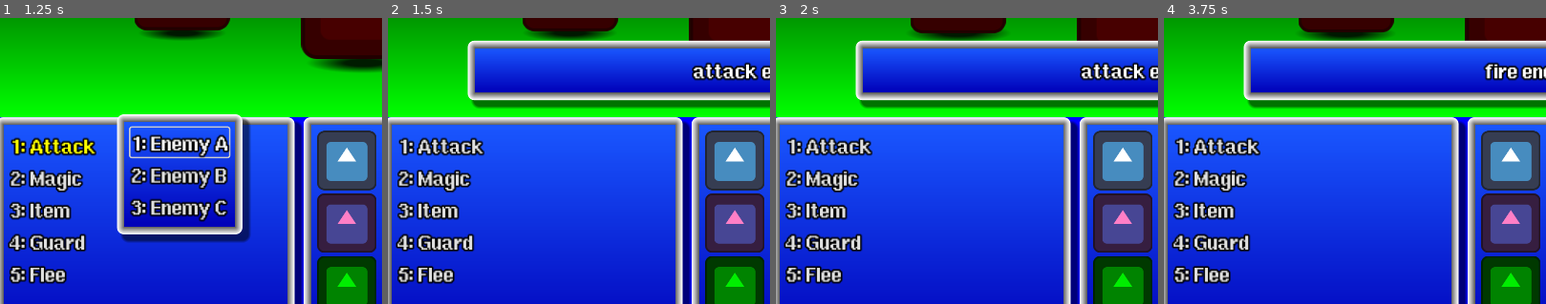
Above: before the commit, frames 1-4 (left to right).
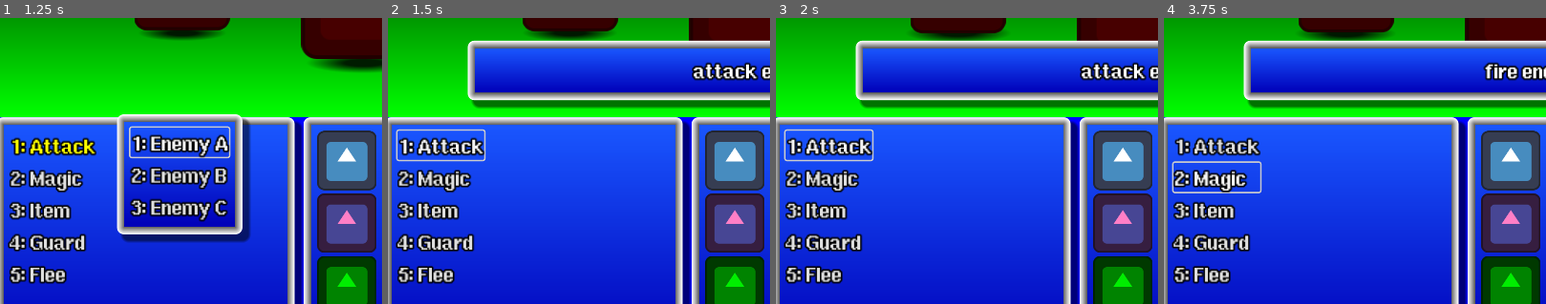
Above: after the commit, the same moments.

Repository: Toxe/godot-modal-dialogs
Game: Godot game, scene res://main.tscn
Same seed, same stepped clock (60 frames per second), same inputs: the game is played once before the commit and once after it. The engine's default icon, where the game draws it, is replaced by a stand-in: a white triangle on a blue panel in a dark square.
Inputs:
- Up to frame 1 (1.25 s): click "1: Attack" at 0.5 s
- Up to frame 2 (1.5 s): click "1: Enemy A" at 1.25 s
- Up to frame 3 (2 s): no input
- Up to frame 4 (3.75 s): click "2: Magic" at 2 s; click "1: Fire" at 2.75 s; click "1: Enemy A" at 3.5 s
The pictures show only the part of the screen within x 0-50%, y 41-91%; the shares and areas given below are measured in that part.

Frame 1 is identical in both runs. In frame 2, 0.6% of the frame differs, in the area x 2-26%, y 38-51%; in frame 3, 0.6%; in frame 4, 0.4%.

Commit message:
Refector menu and dialog; rename MenuDialog

Diff:
--- a/T05_ModalDialogs/dialog/dialog.gd
+++ /dev/null
@@ -1,9 +0,0 @@
-class_name Dialog extends MarginContainer
-
-
-func add_content(control: Control) -> void:
-    add_child(control)
-
-
-func close() -> void:
-    queue_free()
--- a/T05_ModalDialogs/dialog/dialog.tscn
+++ /dev/null
@@ -1,10 +0,0 @@
-[gd_scene load_steps=3 format=3 uid="uid://b2hc50ovt2mbu"]
-
-[ext_resource type="Theme" uid="uid://biy1jtch5ko3f" path="res://theme.tres" id="1_u8b5c"]
-[ext_resource type="Script" path="res://dialog/dialog.gd" id="2_gn2io"]
-
-[node name="Dialog" type="MarginContainer"]
-offset_right = 40.0
-offset_bottom = 40.0
-theme = ExtResource("1_u8b5c")
-script = ExtResource("2_gn2io")
--- a/T05_ModalDialogs/menu/buttons/action_button.gd
+++ b/T05_ModalDialogs/menu/buttons/action_button.gd
@@ -1,5 +1,10 @@
 class_name ActionButton extends Button
 
 
-func setup(action: Callable) -> void:
-    pressed.connect(action)
+func setup(menu: Menu, action: Callable) -> void:
+    pressed.connect(func() -> void: _on_pressed(menu, action))
+
+
+func _on_pressed(menu: Menu, action: Callable) -> void:
+    action.call()
+    menu.action_performed.emit()
--- a/T05_ModalDialogs/menu/buttons/sub_menu_button.gd
+++ b/T05_ModalDialogs/menu/buttons/sub_menu_button.gd
@@ -1,52 +1,33 @@
 class_name SubMenuButton extends Button
 
-const dialog_scene = preload("res://dialog/dialog.tscn")
-const menu_scene = preload("res://menu/menu.tscn")
-
-var build_menu: Callable
+const menu_dialog_scene = preload("res://menu_dialog/menu_dialog.tscn")
 
 
-func setup(build_menu_command: Callable) -> void:
-    pressed.connect(_on_pressed)
-    build_menu = build_menu_command
+func setup(menu: Menu, build_sub_menu: Callable) -> void:
+    pressed.connect(func() -> void: _on_pressed(menu, build_sub_menu))
 
 
-func close_sub_dialog(dialog: Dialog) -> void:
-    theme_type_variation = ""
+func _on_pressed(menu: Menu, build_sub_menu: Callable) -> void:
+    # create sub-menu dialog
+    var menu_dialog := menu_dialog_scene.instantiate() as MenuDialog
+    menu_dialog.global_position = global_position + Vector2(size.x + 20, -30)
+    build_sub_menu.call(menu_dialog.get_menu())
 
-    dialog.close()
-
-    var parent_menu := get_menu()
-    if parent_menu:
-        parent_menu.enable_mouse_input()
-        parent_menu.request_close.emit()
-
-
-func get_menu() -> Menu:
-    return get_parent().get_parent().get_parent().get_parent() as Menu
-
-
-func _on_pressed() -> void:
-    # create menu
-    var menu := menu_scene.instantiate() as Menu
-    build_menu.call(menu)
-
-    # create dialog
-    var pos := global_position + Vector2(size.x + 20, -30)
-    var dialog := dialog_scene.instantiate() as Dialog
-    dialog.global_position = pos
-
-    dialog.add_content(menu)
-    get_viewport().add_child(dialog)
+    get_viewport().add_child(menu_dialog)
 
     # move dialog up if it clips out of the viewport
     var viewport_height: float = ProjectSettings.get("display/window/size/viewport_height")
-    var dialog_y_pos := (dialog.global_position + dialog.size).y
+    var dialog_y_pos := (menu_dialog.global_position + menu_dialog.size).y
 
     if dialog_y_pos > viewport_height:
-        dialog.global_position.y -= dialog_y_pos - viewport_height
-
-    get_menu().disable_mouse_input()
-    menu.request_close.connect(func() -> void: close_sub_dialog(dialog))
+        menu_dialog.global_position.y -= dialog_y_pos - viewport_height
 
     theme_type_variation = "SelectedMenuButton"
+    menu.disable_mouse_input()
+
+    menu_dialog.menu_dialog_closed.connect(func(_close_all_dialogs: bool) -> void:
+        theme_type_variation = ""
+        menu.enable_mouse_input()
+        grab_focus())
+
+    menu.sub_menu_dialog_opened.emit(menu_dialog)
--- a/T05_ModalDialogs/menu/menu.gd
+++ b/T05_ModalDialogs/menu/menu.gd
@@ -1,6 +1,7 @@
 class_name Menu extends PanelContainer
 
-signal request_close
+signal action_performed
+signal sub_menu_dialog_opened(menu_dialog: MenuDialog)
 
 
 func _ready() -> void:
@@ -9,13 +10,12 @@
 
 func add_action(text: String, action: Callable) -> void:
     var button := add_button(ActionButton.new(), text) as ActionButton
-    button.setup(action)
-    button.pressed.connect(func() -> void: request_close.emit())
+    button.setup(self, action)
 
 
 func add_menu(text: String, build_sub_menu: Callable) -> void:
     var button := add_button(SubMenuButton.new(), text) as SubMenuButton
-    button.setup(build_sub_menu)
+    button.setup(self, build_sub_menu)
 
 
 func add_button(button: Button, text: String) -> Button:
@@ -29,7 +29,6 @@
         event.action = "button%d" % button_count
         button.shortcut = Shortcut.new()
         button.shortcut.events.append(event)
-        button.shortcut_context = self
         button.text = "%d: %s" % [button_count, button.text]
 
     return button
--- /dev/null
+++ b/T05_ModalDialogs/menu_dialog/menu_dialog.gd
@@ -0,0 +1,31 @@
+class_name MenuDialog extends MarginContainer
+
+signal menu_dialog_closed(close_all_dialogs: bool)
+
+
+func _unhandled_key_input(event: InputEvent) -> void:
+    if event.is_action_pressed("quit"):
+        get_viewport().set_input_as_handled()
+        close_dialog(false)  # pressed escape --> only close the top menu dialog
+
+
+func get_menu() -> Menu:
+    return $Menu
+
+
+func close_dialog(close_all_dialogs: bool) -> void:
+    queue_free()
+    menu_dialog_closed.emit(close_all_dialogs)
+
+
+func _on_menu_action_performed() -> void:
+    close_dialog(true)  # clicked on menu action button --> close all menu dialogs
+
+
+func _on_menu_sub_menu_dialog_opened(menu_dialog: MenuDialog) -> void:
+    menu_dialog.menu_dialog_closed.connect(_on_menu_dialog_closed)
+
+
+func _on_menu_dialog_closed(close_all_dialogs: bool) -> void:
+    if close_all_dialogs:
+        close_dialog(true)
--- /dev/null
+++ b/T05_ModalDialogs/menu_dialog/menu_dialog.tscn
@@ -0,0 +1,17 @@
+[gd_scene load_steps=4 format=3 uid="uid://b2hc50ovt2mbu"]
+
+[ext_resource type="Theme" uid="uid://biy1jtch5ko3f" path="res://theme.tres" id="1_3uifx"]
+[ext_resource type="Script" path="res://menu_dialog/menu_dialog.gd" id="2_qf41v"]
+[ext_resource type="PackedScene" uid="uid://jks85lh402mp" path="res://menu/menu.tscn" id="3_5nthj"]
+
+[node name="MenuDialog" type="MarginContainer"]
+offset_right = 40.0
+offset_bottom = 40.0
+theme = ExtResource("1_3uifx")
+script = ExtResource("2_qf41v")
+
+[node name="Menu" parent="." instance=ExtResource("3_5nthj")]
+layout_mode = 2
+
+[connection signal="action_performed" from="Menu" to="." method="_on_menu_action_performed"]
+[connection signal="sub_menu_dialog_opened" from="Menu" to="." method="_on_menu_sub_menu_dialog_opened"]
